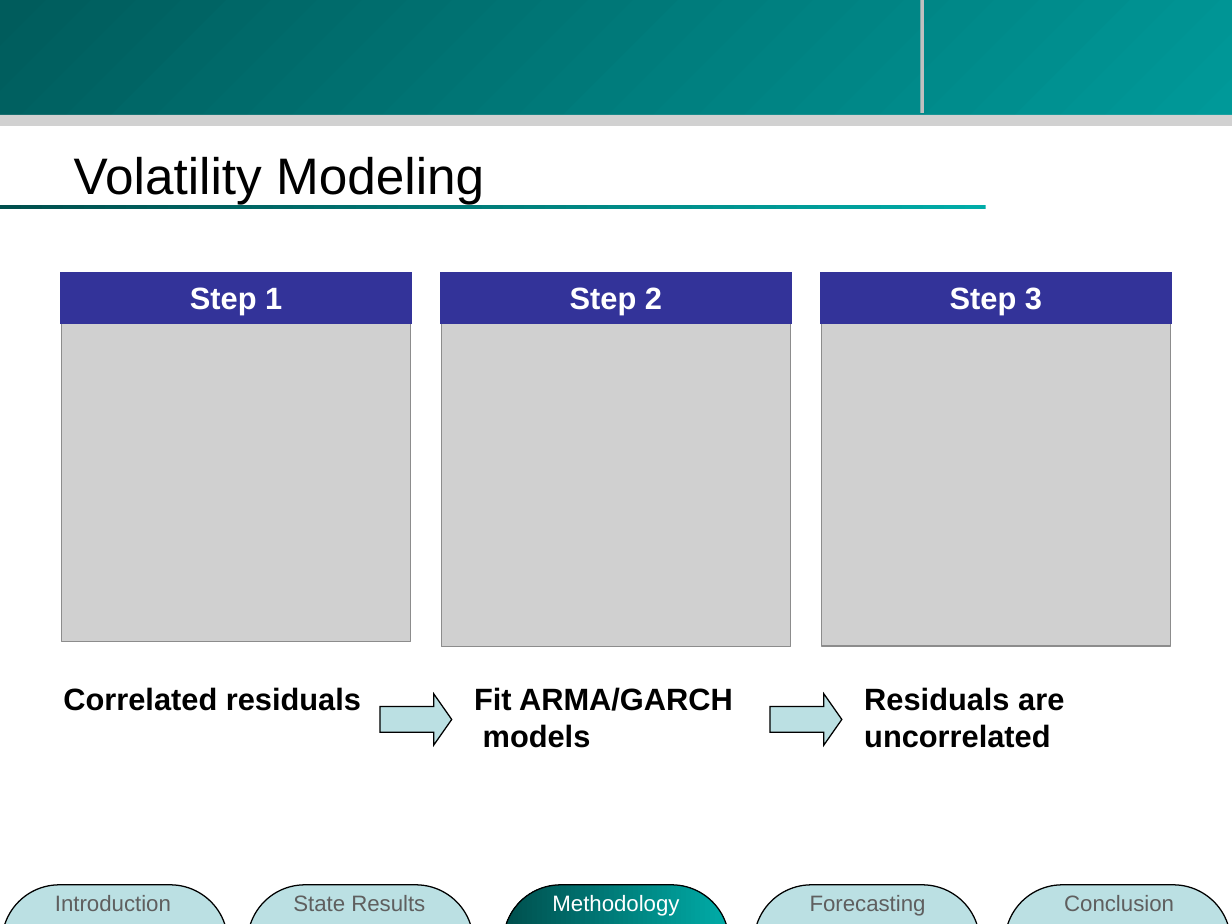
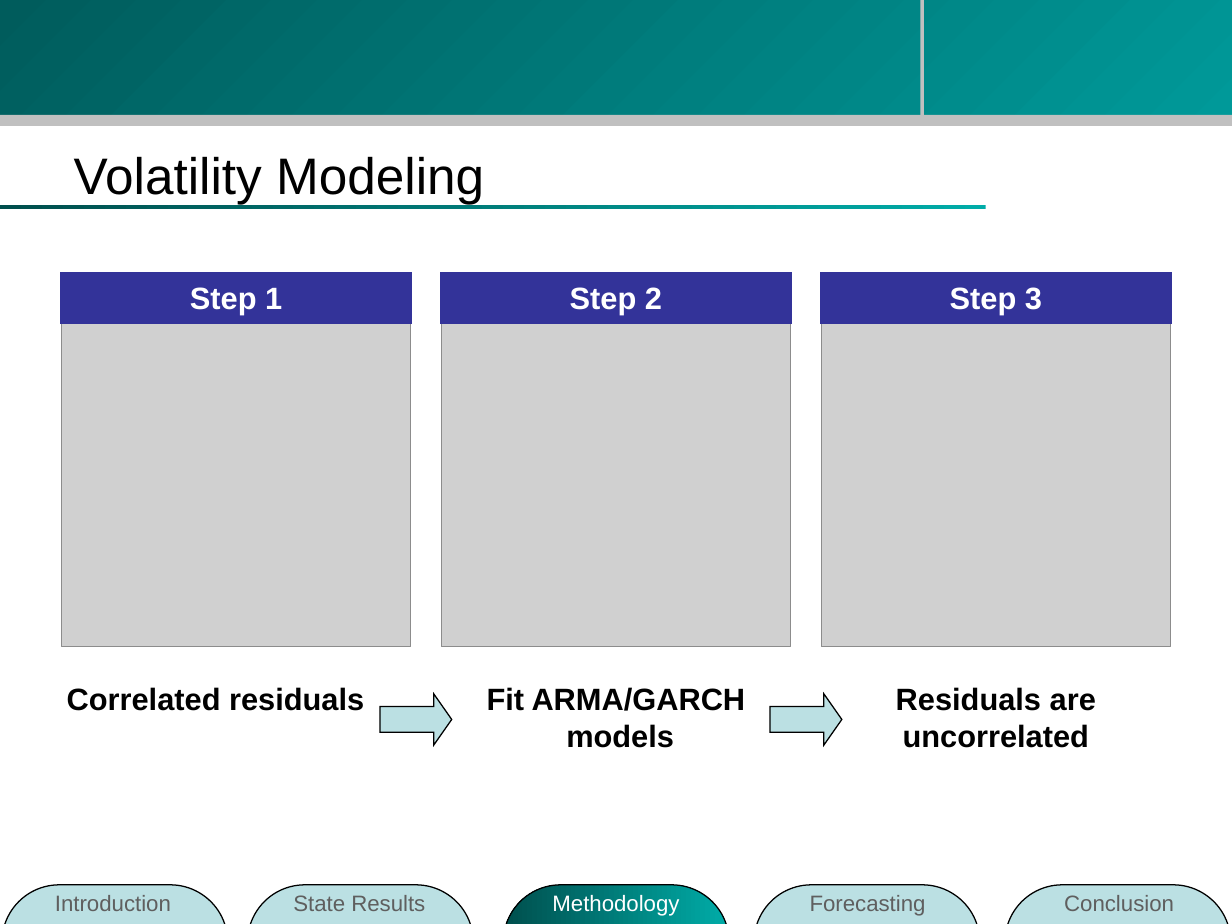
Before and after one commit to zhouzhenghui/svnrepository, a slide deck: slide 30 of SVNRepository/Presentation/M.Eng Final Presentation-take2.ppt (slide 29 before the commit). Drawn at 1232x924 pixels with LibreOffice and Linux fonts; fonts in the diff are those of the drawing; grey boxes stand for pictures; background and template pictures are left out. Boxes give left, top, right and bottom in pixels: in the first picture for what was removed or moved away, otherwise in the second. Text is boxed around its words. In the diff, an @@ line names an element or a change of style, - is before the commit and + after.

```diff
--- a/SVNRepository/Presentation/M.Eng Final Presentation-take2.ppt
+++ b/SVNRepository/Presentation/M.Eng Final Presentation-take2.ppt
@@ line moved from (922, 0) - (922, 113) to (922, 0) - (922, 123) @@
@@ rectangle at (0, 115, 1232, 126): fill #D1D1D1 to #C0C0C0 @@
@@ picture: place and size @@
-picture at (62, 293, 410, 642)
+picture at (62, 298, 410, 647)
@@ alignment left to centre in 3 elements at (67, 687, 364, 711), (896, 687, 1096, 748), (487, 687, 746, 748) @@
@@ text "Fit ARMA/GARCH models": place and size @@
-text "Fit ARMA/GARCH models" at (474, 687, 733, 748)
+text "Fit ARMA/GARCH models" at (487, 687, 746, 748)
```
Also in this commit, not shown: 36 other slides changed, 2 slides added, 2 slides removed.
